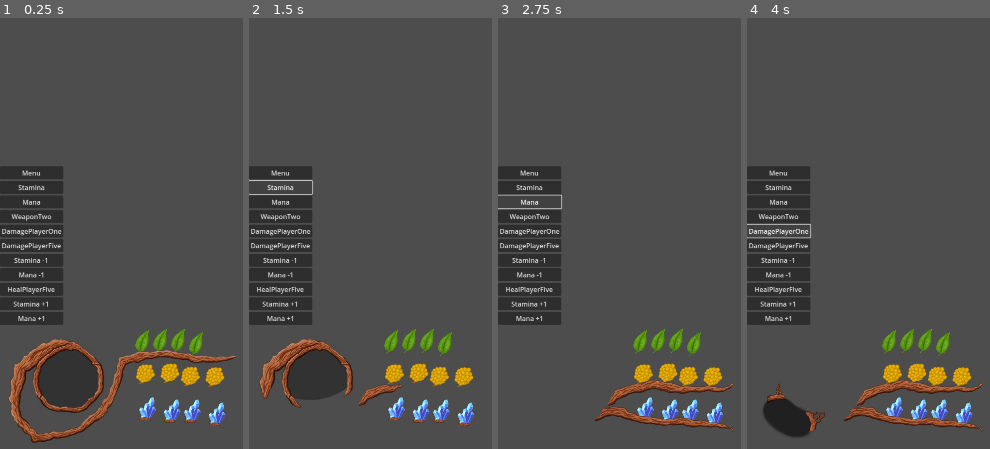
Above: before the commit, frames 1-4 (left to right).
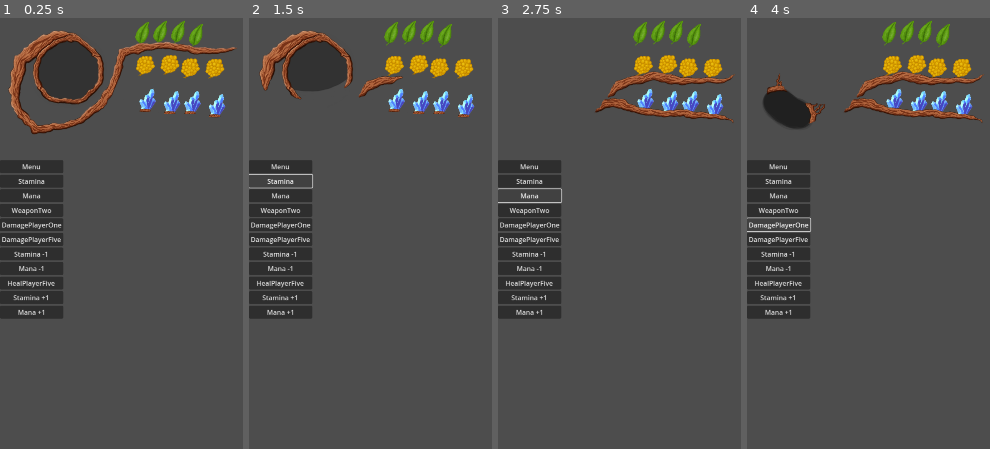
Above: after the commit, the same moments.

Repository: SpielDino/mycofall
Game: Godot game, scene res://scenes/ui/stats/user_stats.tscn
Same seed, same stepped clock (60 frames per second), same inputs: the game is played once before the commit and once after it. The project has no main scene, so this scene is started directly.
Inputs:
- Up to frame 1 (0.25 s): no input
- Up to frame 2 (1.5 s): click "Menu" at 0.5 s; click "Stamina" at 1.25 s
- Up to frame 3 (2.75 s): click "Mana" at 2 s
- Up to frame 4 (4 s): click "WeaponTwo" at 2.75 s; click "DamagePlayerOne" at 3.5 s

The runs differ from the first frame. In frame 1, 23% of the frame differs, in the area x 0-98%, y 0-99%; in frame 2, 18%; in frame 3, 13%; in frame 4, 16%.

Commit message:
edit user stats scene

Diff:
--- a/scenes/ui/stats/user_stats.tscn
+++ b/scenes/ui/stats/user_stats.tscn
@@ -28,60 +28,6 @@
 
 [node name="VBoxContainer" type="VBoxContainer" parent="main"]
 layout_mode = 2
-size_flags_vertical = 8
-
-[node name="MarginContainer" type="MarginContainer" parent="main/VBoxContainer"]
-custom_minimum_size = Vector2(100, 50)
-layout_mode = 2
-size_flags_horizontal = 0
-size_flags_vertical = 0
-
-[node name="VBoxContainer" type="VBoxContainer" parent="main/VBoxContainer/MarginContainer"]
-layout_mode = 2
-
-[node name="Button" type="Button" parent="main/VBoxContainer/MarginContainer/VBoxContainer"]
-layout_mode = 2
-text = "Menu"
-
-[node name="Button2" type="Button" parent="main/VBoxContainer/MarginContainer/VBoxContainer"]
-layout_mode = 2
-text = "Stamina"
-
-[node name="Button3" type="Button" parent="main/VBoxContainer/MarginContainer/VBoxContainer"]
-layout_mode = 2
-text = "Mana"
-
-[node name="Button4" type="Button" parent="main/VBoxContainer/MarginContainer/VBoxContainer"]
-layout_mode = 2
-text = "WeaponTwo"
-
-[node name="Button5" type="Button" parent="main/VBoxContainer/MarginContainer/VBoxContainer"]
-layout_mode = 2
-text = "DamagePlayerOne"
-
-[node name="Button6" type="Button" parent="main/VBoxContainer/MarginContainer/VBoxContainer"]
-layout_mode = 2
-text = "DamagePlayerFive"
-
-[node name="Button8" type="Button" parent="main/VBoxContainer/MarginContainer/VBoxContainer"]
-layout_mode = 2
-text = "Stamina -1"
-
-[node name="Button9" type="Button" parent="main/VBoxContainer/MarginContainer/VBoxContainer"]
-layout_mode = 2
-text = "Mana -1"
-
-[node name="Button7" type="Button" parent="main/VBoxContainer/MarginContainer/VBoxContainer"]
-layout_mode = 2
-text = "HealPlayerFive"
-
-[node name="Button10" type="Button" parent="main/VBoxContainer/MarginContainer/VBoxContainer"]
-layout_mode = 2
-text = "Stamina +1"
-
-[node name="Button11" type="Button" parent="main/VBoxContainer/MarginContainer/VBoxContainer"]
-layout_mode = 2
-text = "Mana +1"
 
 [node name="stats" type="MarginContainer" parent="main/VBoxContainer"]
 layout_mode = 2
@@ -398,6 +344,59 @@
 layout_mode = 2
 texture = ExtResource("9_12t6a")
 expand_mode = 3
+
+[node name="MarginContainer" type="MarginContainer" parent="main/VBoxContainer"]
+custom_minimum_size = Vector2(100, 50)
+layout_mode = 2
+size_flags_horizontal = 0
+size_flags_vertical = 0
+
+[node name="VBoxContainer" type="VBoxContainer" parent="main/VBoxContainer/MarginContainer"]
+layout_mode = 2
+
+[node name="Button" type="Button" parent="main/VBoxContainer/MarginContainer/VBoxContainer"]
+layout_mode = 2
+text = "Menu"
+
+[node name="Button2" type="Button" parent="main/VBoxContainer/MarginContainer/VBoxContainer"]
+layout_mode = 2
+text = "Stamina"
+
+[node name="Button3" type="Button" parent="main/VBoxContainer/MarginContainer/VBoxContainer"]
+layout_mode = 2
+text = "Mana"
+
+[node name="Button4" type="Button" parent="main/VBoxContainer/MarginContainer/VBoxContainer"]
+layout_mode = 2
+text = "WeaponTwo"
+
+[node name="Button5" type="Button" parent="main/VBoxContainer/MarginContainer/VBoxContainer"]
+layout_mode = 2
+text = "DamagePlayerOne"
+
+[node name="Button6" type="Button" parent="main/VBoxContainer/MarginContainer/VBoxContainer"]
+layout_mode = 2
+text = "DamagePlayerFive"
+
+[node name="Button8" type="Button" parent="main/VBoxContainer/MarginContainer/VBoxContainer"]
+layout_mode = 2
+text = "Stamina -1"
+
+[node name="Button9" type="Button" parent="main/VBoxContainer/MarginContainer/VBoxContainer"]
+layout_mode = 2
+text = "Mana -1"
+
+[node name="Button7" type="Button" parent="main/VBoxContainer/MarginContainer/VBoxContainer"]
+layout_mode = 2
+text = "HealPlayerFive"
+
+[node name="Button10" type="Button" parent="main/VBoxContainer/MarginContainer/VBoxContainer"]
+layout_mode = 2
+text = "Stamina +1"
+
+[node name="Button11" type="Button" parent="main/VBoxContainer/MarginContainer/VBoxContainer"]
+layout_mode = 2
+text = "Mana +1"
 
 [connection signal="pressed" from="main/VBoxContainer/MarginContainer/VBoxContainer/Button" to="main/VBoxContainer/stats/branches" method="_on_menu_toggle"]
 [connection signal="pressed" from="main/VBoxContainer/MarginContainer/VBoxContainer/Button2" to="main/VBoxContainer/stats/branches" method="_on_stamina_toggle"]
